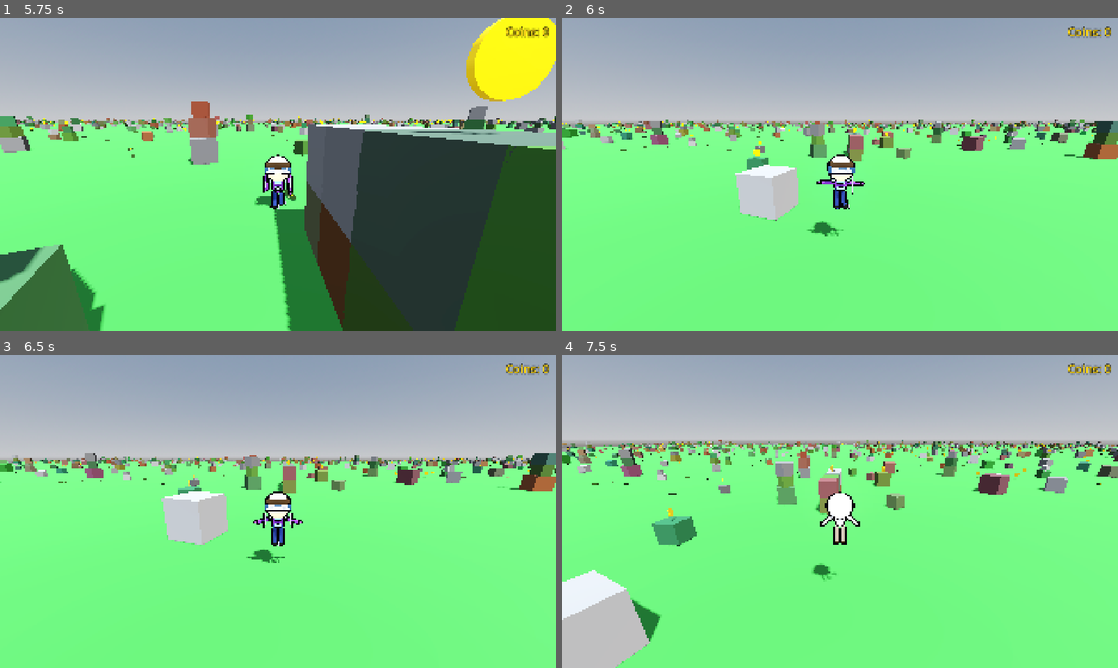
Above: before the commit, frames 1-4 (two rows, left to right).
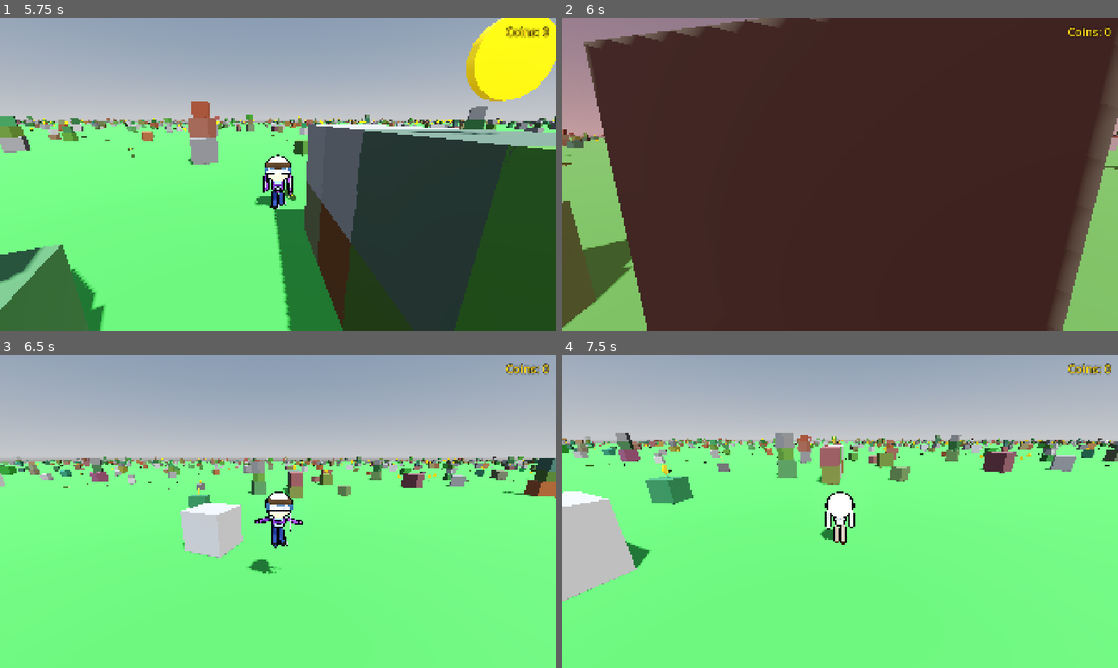
Above: after the commit, the same moments.

Repository: korjavin/godot-test1
Game: Godot game, scene res://scenes/main.tscn
The game is run twice, just before and just after one commit, with the same random seed, the same clock (stepped at 60 frames per second) and the same inputs.
Inputs (mouse positions are in pixels of both pictures, inside the frame that each line leads up to):
- Up to frame 1 (5.75 s): move the mouse to (305, 174) at 0.52 s; hold Shift (run) 0.53-1.28 s; hold W (move_forward) from 0.53 s (still down); tap Space (jump) at 0.77, 0.8, 1.07, 1.35, 1.52, 1.82, 2.3, 3.02, 3.32, 3.77, 3.8, 4.07, 4.52, 4.82, 5.1 s; move the mouse to (250, 174) at 1.27 s; tap Shift (run) at 1.55, 2.85, 4.35 s; move the mouse to (289, 168) at 2.02 s; hold Ctrl (duck) 2.03-2.78 s; move the mouse to (272, 180) at 2.77 s; move the mouse to (316, 177) at 3.52 s; hold R (switch_character) 3.53-4.28 s; move the mouse to (233, 171) at 4.27 s; move the mouse to (283, 174) at 5.02 s
- Up to frame 2 (6 s): move the mouse to (817, 168) at 5.77 s; release W (move_forward) at 5.78 s; hold E (step_right) from 5.78 s (still down); tap Ctrl (duck) at 5.85 s
- Up to frame 3 (6.5 s): keep holding E (step_right); tap Space (jump) at 6.02, 6.32 s; tap Shift (run) at 6.05 s
- Up to frame 4 (7.5 s): move the mouse to (867, 511) at 6.52 s; release E (step_right) at 6.53 s; hold Shift (run) 6.53-7.28 s; hold W (move_forward) from 6.53 s (still down); tap Space (jump) at 6.77, 6.8, 7.07 s; move the mouse to (812, 511) at 7.27 s; tap R (switch_character) at 7.35 s

Frame 1 is identical in both runs. In frame 2, 100% of the frame differs, in the area x 0-100%, y 0-100%; in frame 3, 6.9%; in frame 4, 17%.

Commit message:
Add bite chomp + red-flash hit effect when a crocodile catches you
Instead of teleporting away instantly, getting caught now plays a clear
signal:
- The crocodile plays a chomp animation (head snaps + forward lunge toward
  the player) via _animate_bite.
- The player runs a short 'caught' freeze (~0.55s) so the bite is visible,
  with a full-screen red flash (hit_flash.gd ColorRect in the HUD) and a
  decaying camera shake, then respawns via reset_position (which clears the
  coin count).

Re-triggering is guarded with is_caught / is_biting so overlapping
crocodiles don't stack the effect.

Diff:
--- a/scenes/main.tscn
+++ b/scenes/main.tscn
@@ -1,8 +1,9 @@
-[gd_scene load_steps=7 format=3 uid="uid://clqb4rcmjrpgs"]
+[gd_scene load_steps=8 format=3 uid="uid://clqb4rcmjrpgs"]
 
 [ext_resource type="PackedScene" uid="uid://bqtq2xtxqnvvr" path="res://scenes/player.tscn" id="1_main"]
 [ext_resource type="Script" uid="uid://b07rwceo0eo4o" path="res://scripts/endless_terrain.gd" id="2_terrain"]
 [ext_resource type="Script" path="res://scripts/coin_hud.gd" id="3_hud"]
+[ext_resource type="Script" path="res://scripts/hit_flash.gd" id="4_flash"]
 
 [sub_resource type="ProceduralSkyMaterial" id="ProceduralSkyMaterial_1"]
 sky_horizon_color = Color(0.64625, 0.65575, 0.67075, 1)
@@ -34,6 +35,16 @@
 
 [node name="HUD" type="CanvasLayer" parent="."]
 
+[node name="HitFlash" type="ColorRect" parent="HUD"]
+anchors_preset = 15
+anchor_right = 1.0
+anchor_bottom = 1.0
+grow_horizontal = 2
+grow_vertical = 2
+mouse_filter = 2
+color = Color(0.7, 0, 0, 0)
+script = ExtResource("4_flash")
+
 [node name="CoinLabel" type="Label" parent="HUD"]
 anchors_preset = 1
 anchor_left = 1.0
--- /dev/null
+++ b/scripts/hit_flash.gd
@@ -0,0 +1,33 @@
+extends ColorRect
+## Full-screen red "you got hit" flash.
+##
+## Sits in the HUD as a translucent red ColorRect. When a crocodile catches the
+## player, the player triggers it via the "hit_flash" group; it simply pops to a
+## peak opacity and fades itself back out. It ignores mouse input so it never
+## blocks the game.
+
+## How quickly the flash fades (alpha per second).
+const FADE_SPEED: float = 1.8
+
+## Opacity the flash jumps to when triggered.
+const PEAK_ALPHA: float = 0.55
+
+## Current opacity, eased down to 0 each frame.
+var current_alpha: float = 0.0
+
+
+func _ready() -> void:
+	add_to_group("hit_flash")
+	mouse_filter = Control.MOUSE_FILTER_IGNORE
+	color = Color(0.7, 0.0, 0.0, 0.0)
+
+
+func flash() -> void:
+	"""Trigger the flash (called when the player is caught)."""
+	current_alpha = PEAK_ALPHA
+
+
+func _process(delta: float) -> void:
+	if current_alpha > 0.0:
+		current_alpha = maxf(0.0, current_alpha - FADE_SPEED * delta)
+		color.a = current_alpha
--- a/scripts/piglet_crocodile_ai.gd
+++ b/scripts/piglet_crocodile_ai.gd
@@ -101,6 +101,16 @@
 const BREATHE_SPEED: float = 2.0
 const BREATHE_AMOUNT: float = 0.012
 
+# ----- Bite -----
+## How long the chomp animation plays when the crocodile catches the player (s).
+const BITE_DURATION: float = 0.5
+
+## How far the head snaps down/up during the chomp (radians).
+const BITE_PITCH: float = 26.0 * PI / 180.0
+
+## How far the body lunges forward during the bite (metres).
+const BITE_LUNGE: float = 0.35
+
 # ============================================================================
 # STATE VARIABLES
 # ============================================================================
@@ -150,6 +160,10 @@
 
 ## Current (eased) forward lean
 var current_pitch: float = 0.0
+
+## Bite/chomp animation state, played when the crocodile catches the player.
+var is_biting: bool = false
+var bite_timer: float = 0.0
 
 # ============================================================================
 # LIFECYCLE METHODS
@@ -449,6 +463,11 @@
 
 	animation_time += delta
 
+	# A bite overrides the normal locomotion animation while it plays.
+	if is_biting:
+		_animate_bite(delta)
+		return
+
 	# How fast are we actually moving along the ground? (0 = standing still)
 	var horizontal_speed := Vector2(velocity.x, velocity.z).length()
 	var move_factor := clampf(horizontal_speed / BASE_MOVE_SPEED, 0.0, 1.6)
@@ -479,6 +498,32 @@
 	model.position.y = model_base_y + bob
 
 
+func _animate_bite(delta: float) -> void:
+	"""
+	Play the chomp: the head snaps down/up a couple of times while the body lunges
+	forward (toward the player it just caught, since the crocodile keeps facing
+	them while paused). The lunge eases in and back out, so the model returns
+	cleanly to its rest pose as the bite ends.
+	"""
+	bite_timer -= delta
+	if bite_timer <= 0.0:
+		is_biting = false
+		return
+
+	# Progress through the bite: 0 at the start, 1 at the end.
+	var p := 1.0 - clampf(bite_timer / BITE_DURATION, 0.0, 1.0)
+	# Two fast chomps (sin over two cycles) and a single forward lunge (sin over
+	# half a cycle, so it pushes out then pulls back to zero).
+	var chomp := sin(p * TAU * 2.0)
+	var lunge := sin(p * PI) * BITE_LUNGE
+
+	var facing := Basis(Vector3.UP, MODEL_FACING_OFFSET)
+	var snap := Basis.from_euler(Vector3(chomp * BITE_PITCH, 0.0, 0.0))
+	model.transform.basis = (snap * facing).scaled(model_base_scale)
+	# Lunge along the body's forward axis (+Z) and lift a touch on each snap.
+	model.position = Vector3(0.0, model_base_y + absf(chomp) * 0.04, lunge)
+
+
 # ============================================================================
 # COLLISION DETECTION
 # ============================================================================
@@ -537,24 +582,34 @@
 		queue_free()
 
 
+func _start_bite() -> void:
+	"""Begin the chomp animation (ignored if one is already playing)."""
+	if is_biting:
+		return
+	is_biting = true
+	bite_timer = BITE_DURATION
+
+
 func _on_player_collision(player: Node) -> void:
-	"""Handle collision with the player (FATAL)."""
-	print("💀 Piglet Crocodile collision! Player defeated!")
-
-	# Reset player to spawn position
-	if player.has_method("reset_position"):
+	"""Handle collision with the player (FATAL): chomp, then send them back."""
+	print("💀 Piglet Crocodile bites the player!")
+
+	# Snap at the player so the hit reads clearly.
+	_start_bite()
+
+	# Tell the player it was bitten. hit_by_crocodile() plays the red flash /
+	# camera shake / brief freeze and then respawns; older saves without it fall
+	# back to a plain reset.
+	if player.has_method("hit_by_crocodile"):
+		player.hit_by_crocodile()
+	elif player.has_method("reset_position"):
 		player.reset_position()
 	else:
 		# Fallback: move player up and away
 		if player is Node3D:
 			player.global_position = Vector3(0, 2, 0)
 
-	# Optional: Add visual/audio feedback here
-	# - Play death sound
-	# - Show game over UI
-	# - Spawn particle effect
-
-	# Optional: Make the crocodile react (pause, animation, etc.)
+	# Pause/turn away so we don't immediately re-trigger on the same overlap.
 	_pause_and_change_direction()
 
 
--- a/scripts/player_controller.gd
+++ b/scripts/player_controller.gd
@@ -104,6 +104,20 @@
 ## How many golden coins the player has collected. The HUD reads this, and it is
 ## reset to 0 whenever the player is caught by a crocodile (see reset_position).
 var coins_collected: int = 0
+
+## "Caught" sequence: when a crocodile bites the player we freeze briefly (so the
+## bite is actually visible), flash the screen red and shake the camera, then
+## respawn. These track that short window.
+var is_caught: bool = false
+var caught_timer: float = 0.0
+const CAUGHT_DURATION: float = 0.55
+
+## Camera shake, used by the crocodile-bite hit effect. Decays back to 0.
+var shake_amount: float = 0.0
+const SHAKE_MAX: float = 0.25
+const SHAKE_DECAY: float = 1.0
+## Resting local position of the camera, so shake can offset from it and restore.
+var camera_rest_position: Vector3 = Vector3.ZERO
 
 ## Character's visual mesh (for ducking animation)
 @onready var mesh_instance: Node3D = $MeshInstance3D
@@ -204,6 +218,10 @@
 	preload_all_characters()
 	set_active_character(current_character_index)
 
+	# Remember the camera's resting spot so the hit-shake can offset from it.
+	if camera:
+		camera_rest_position = camera.position
+
 	print("Player Controller initialized!")
 	print("Controls:")
 	print("  W / S - Walk forward / back")
@@ -263,6 +281,19 @@
 	@param delta: Time elapsed since last frame (in seconds)
 	"""
 
+	# STEP 0: If a crocodile just caught us, freeze in place and let the bite +
+	# red flash play out for a moment, then respawn. We skip all normal input and
+	# movement while this short "caught" window runs.
+	if is_caught:
+		velocity = Vector3.ZERO
+		move_and_slide()
+		update_character_animation(delta, Vector2.ZERO)
+		caught_timer -= delta
+		if caught_timer <= 0.0:
+			is_caught = false
+			reset_position()
+		return
+
 	# STEP 1: Handle Gravity
 	# If the character is not on the ground, apply gravity
 	if not is_on_floor():
@@ -322,6 +353,26 @@
 
 	# STEP 10: Update character animations
 	update_character_animation(delta, input_dir)
+
+func _process(delta: float) -> void:
+	"""
+	Per-frame visual updates that don't belong in the physics step. Right now this
+	is just the camera shake from being bitten — it offsets the camera by a small
+	random amount that decays back to zero.
+	"""
+	if not camera:
+		return
+
+	if shake_amount > 0.0:
+		shake_amount = maxf(0.0, shake_amount - SHAKE_DECAY * delta)
+		camera.position = camera_rest_position + Vector3(
+			randf_range(-1.0, 1.0),
+			randf_range(-1.0, 1.0),
+			0.0
+		) * shake_amount
+	elif camera.position != camera_rest_position:
+		# Settle exactly back to rest once the shake is done.
+		camera.position = camera_rest_position
 
 # ============================================================================
 # HELPER FUNCTIONS
@@ -913,6 +964,29 @@
 	print("Collected a coin! Total: %d" % coins_collected)
 
 
+func hit_by_crocodile() -> void:
+	"""
+	Called by a crocodile when it bites the player (see piglet_crocodile_ai.gd).
+
+	Rather than teleporting away instantly, we play a clear "caught" signal: a red
+	screen flash, a camera shake, and a brief freeze (handled in _physics_process)
+	so the bite is actually visible. reset_position() — which also clears the coin
+	count — runs at the end of that short window.
+	"""
+	if is_caught:
+		return
+	is_caught = true
+	caught_timer = CAUGHT_DURATION
+
+	# Pop the red full-screen flash (found via group, so the HUD isn't hard-wired).
+	var flash := get_tree().get_first_node_in_group("hit_flash")
+	if flash and flash.has_method("flash"):
+		flash.flash()
+
+	# Kick off the camera shake.
+	shake_amount = SHAKE_MAX
+
+
 func reset_position() -> void:
 	"""
 	Reset the player to the spawn position.
Not shown, added: scripts/hit_flash.gd.uid
